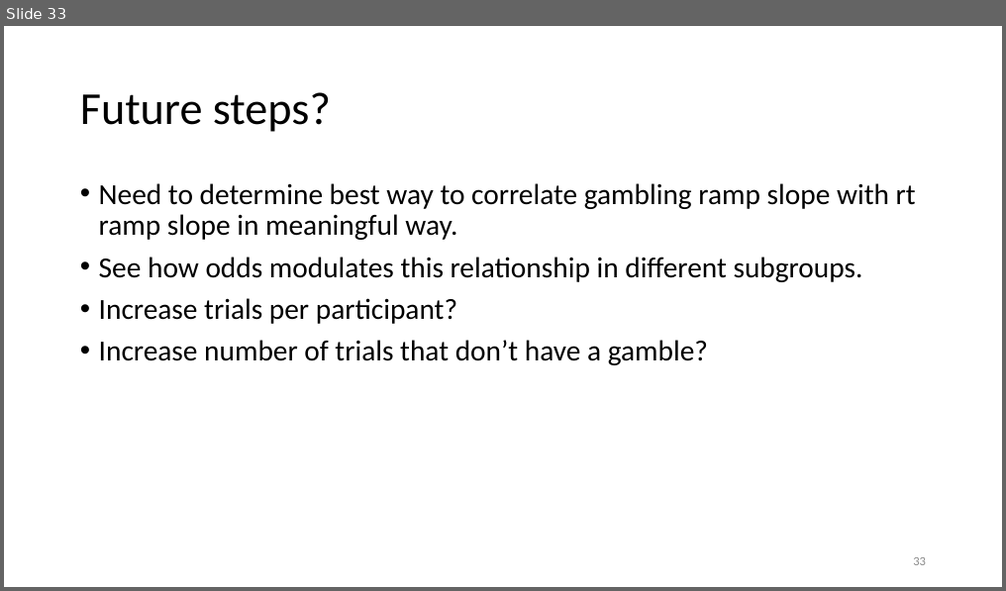
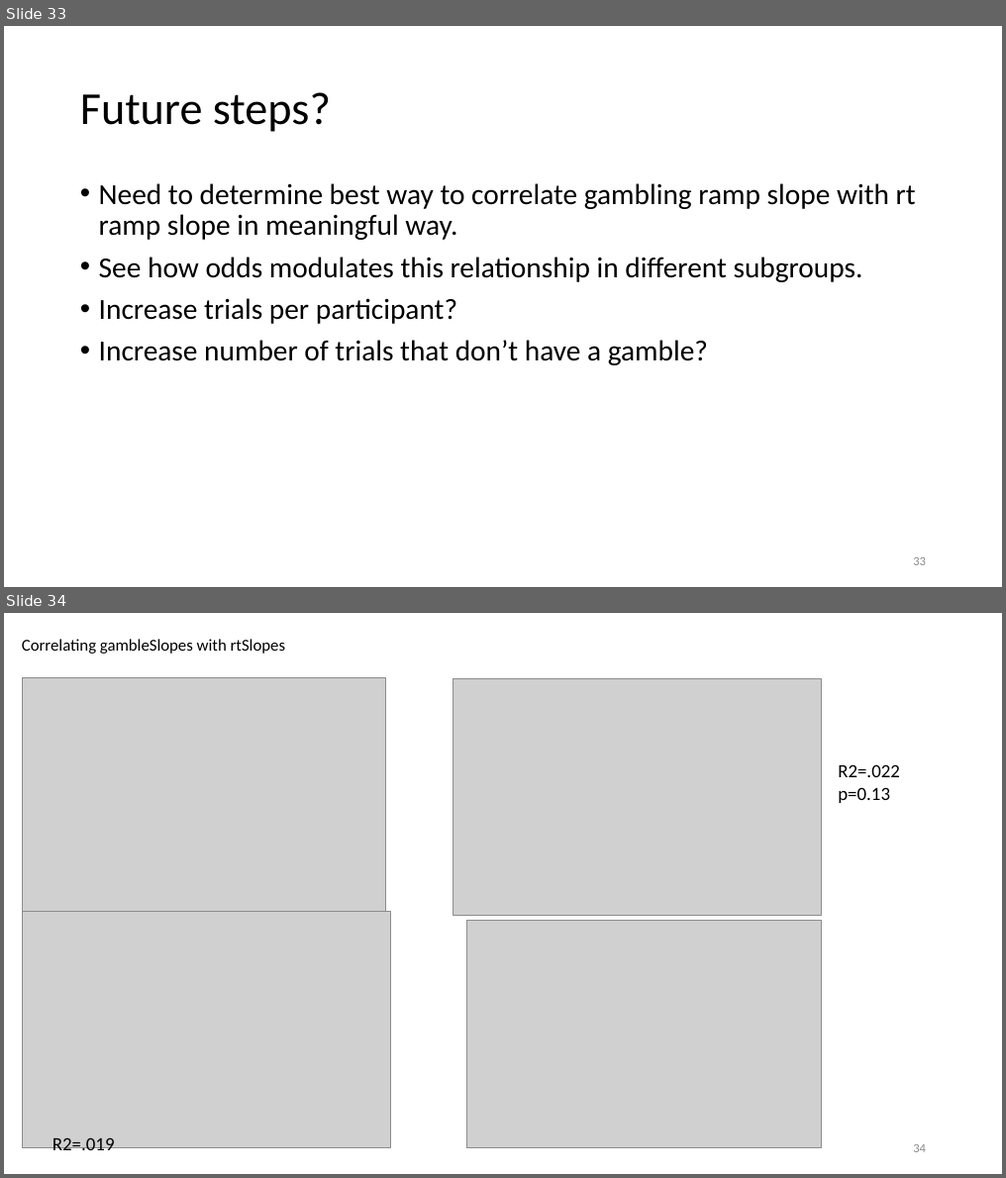
Before and after one commit to gpagnier/rampAnalysis, a slide deck: RampV02Presentation.pptx. Shown one above the other, each under a label of ours: slide 33 before the commit, slides 33 and 34 after it. The pictures are 1006x591 and 1006x1178 pixels, drawn with LibreOffice and Linux fonts; fonts in the diff are those of the drawing; grey boxes stand for pictures. Boxes give left, top, right and bottom in pixels: in the first picture for what was removed or moved away, otherwise in the second. Text is boxed around its words. In the diff, an @@ line names an element or a change of style, - is before the commit and + after.

```diff
--- a/RampV02Presentation.pptx
+++ b/RampV02Presentation.pptx
@@ slide 34 added at box(4, 613, 1002, 1174), background #FFFFFF @@
@@ title added at box(22, 639, 285, 654), 16 pt, text #000000 @@
+Correlating gambleSlopes with rtSlopes
@@ picture added at box(22, 677, 385, 911) @@
@@ picture added at box(453, 679, 822, 916) @@
@@ text added at box(838, 764, 900, 803), 18 pt, text #000000 @@
+R2=.022
+p=0.13
@@ picture added at box(22, 911, 390, 1149) @@
@@ picture added at box(466, 920, 821, 1149) @@
@@ text added at box(53, 1138, 115, 1156), 18 pt, text #000000 @@
+R2=.019
@@ page number added at box(913, 1145, 926, 1153), 12 pt, text #8C8C8C @@
+34
```
Also in this commit, not shown: 1 other file.
